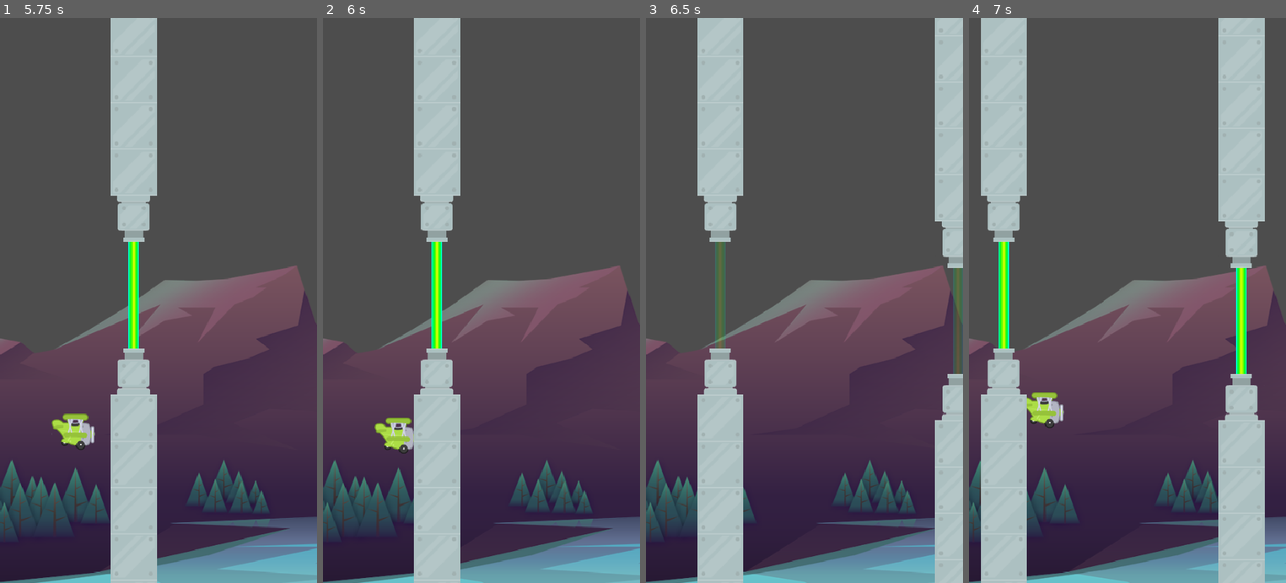
Above: before the commit, frames 1-4 (left to right).
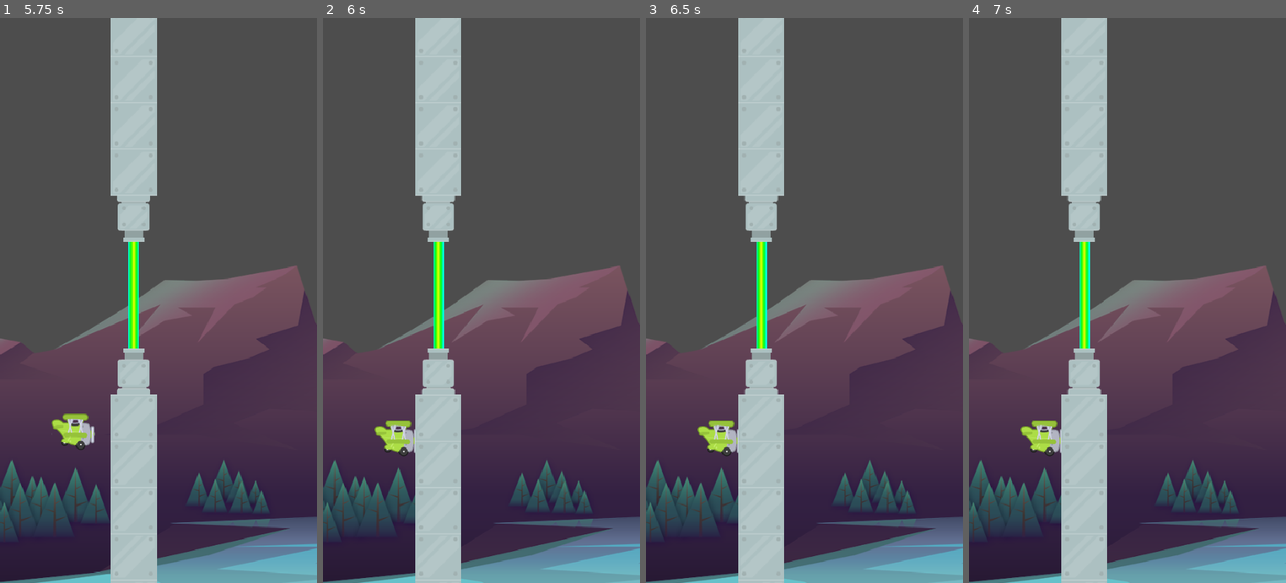
Above: after the commit, the same moments.

Repository: LHO-Developments/Godot-Projects
Game: Godot game, scene res://Scenes/Game/game.tscn
Two runs of this game, one before a commit and one after it. Both use one fixed random seed, a clock stepped at 60 frames per second and the inputs below.
Inputs:
- Up to frame 1 (5.75 s): hold Space (power) 0.53-1.28 s; tap Space (power) at 1.35, 2.85, 4.35 s; hold Space (power) 2.03-2.78 s; hold Space (power) 3.53-4.28 s; hold Space (power) from 5.03 s (still down)
- Up to frame 2 (6 s): release Space (power) at 5.78 s; tap Space (power) at 5.85 s
- Up to frame 3 (6.5 s): no input
- Up to frame 4 (7 s): hold Space (power) from 6.53 s (still down)

Frame 1 is identical in both runs. In frame 2, 1.8% of the frame differs, in the area x 16-44%, y 0-100%; in frame 3, 28%; in frame 4, 36%, in the area x 3-94%, y 0-100%.

Commit message:
add collision with plane and pipes

Diff:
--- a/Tappy/tappy/Scenes/Laser/Laser.tscn
+++ b/Tappy/tappy/Scenes/Laser/Laser.tscn
@@ -44,6 +44,8 @@
 }
 
 [node name="Laser" type="Area2D"]
+collision_layer = 0
+collision_mask = 2
 
 [node name="Sprite2D" type="Sprite2D" parent="."]
 scale = Vector2(1, 8)
--- a/Tappy/tappy/Scenes/Pipe/Pipe.tscn
+++ b/Tappy/tappy/Scenes/Pipe/Pipe.tscn
@@ -9,6 +9,8 @@
 size = Vector2(66, 554)
 
 [node name="Pipe" type="Area2D"]
+collision_layer = 0
+collision_mask = 2
 
 [node name="Sprite2D" type="Sprite2D" parent="."]
 texture = ExtResource("1_k6n45")
--- a/Tappy/tappy/Scenes/Pipes/Pipes.tscn
+++ b/Tappy/tappy/Scenes/Pipes/Pipes.tscn
@@ -25,5 +25,8 @@
 one_shot = true
 autostart = true
 
+[connection signal="body_entered" from="Laser" to="." method="_on_laser_body_entered"]
+[connection signal="body_entered" from="Upper" to="." method="_on_body_entered"]
+[connection signal="body_entered" from="Lower" to="." method="_on_body_entered"]
 [connection signal="screen_exited" from="ScreenNotifier" to="." method="_on_screen_notifier_screen_exited"]
 [connection signal="timeout" from="LifeTimer" to="." method="_on_life_timer_timeout"]
--- a/Tappy/tappy/Scenes/Pipes/pipes.gd
+++ b/Tappy/tappy/Scenes/Pipes/pipes.gd
@@ -20,3 +20,13 @@
 
 func _on_life_timer_timeout() -> void:
 	queue_free();
+
+
+func _on_body_entered(body: Node2D) -> void:
+	if body is Tappy:
+		body.die();
+
+
+func _on_laser_body_entered(body: Node2D) -> void:
+	if body is Tappy:
+		print("SCORE");
--- a/Tappy/tappy/Scenes/Tappy/Tappy.tscn
+++ b/Tappy/tappy/Scenes/Tappy/Tappy.tscn
@@ -36,6 +36,7 @@
 radius = 30.0167
 
 [node name="Tappy" type="CharacterBody2D"]
+collision_layer = 2
 script = ExtResource("1_46n2r")
 
 [node name="AnimatedSprite2D" type="AnimatedSprite2D" parent="."]
--- a/Tappy/tappy/Scenes/Tappy/tappy.gd
+++ b/Tappy/tappy/Scenes/Tappy/tappy.gd
@@ -23,5 +23,4 @@
 		die();
 
 func die() -> void:
-	set_physics_process(false);
-	animated_sprite_2d.stop();
+	get_tree().paused = true;
--- a/Tappy/tappy/project.godot
+++ b/Tappy/tappy/project.godot
@@ -33,6 +33,11 @@
 ]
 }
 
+[layer_names]
+
+2d_physics/layer_1="Barrier"
+2d_physics/layer_2="Tappy"
+
 [rendering]
 
 renderer/rendering_method="mobile"
